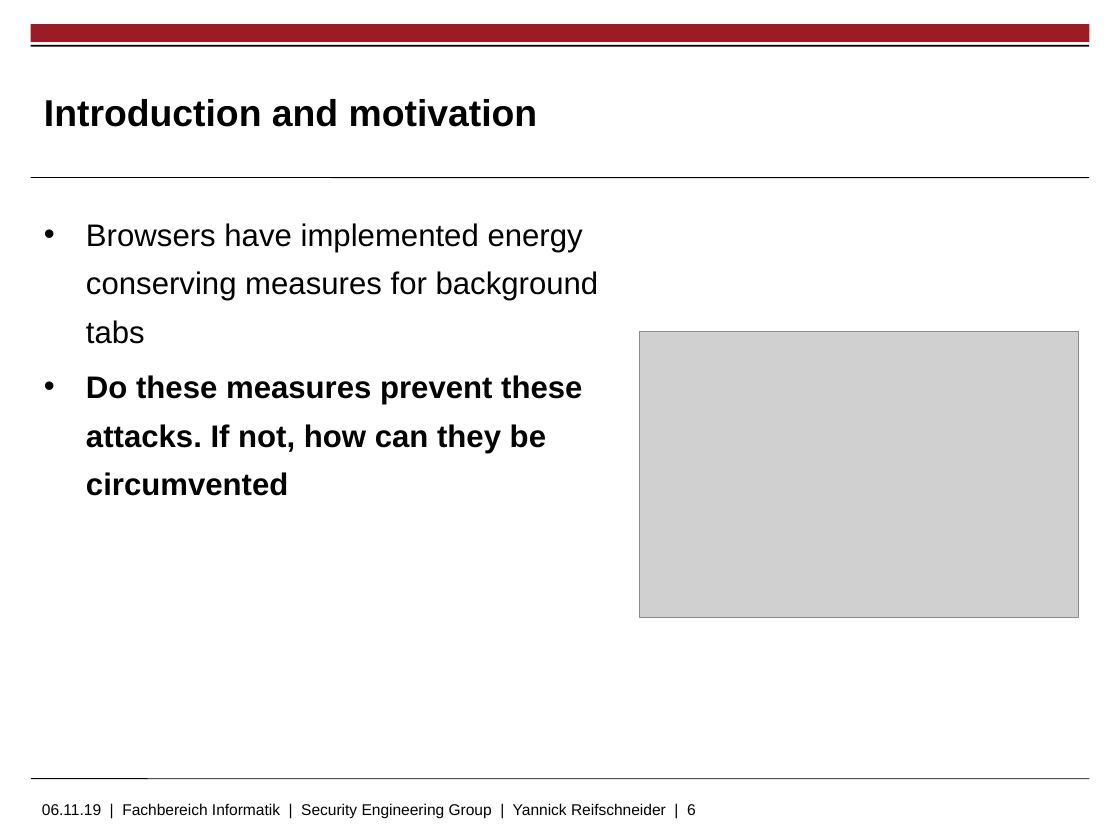
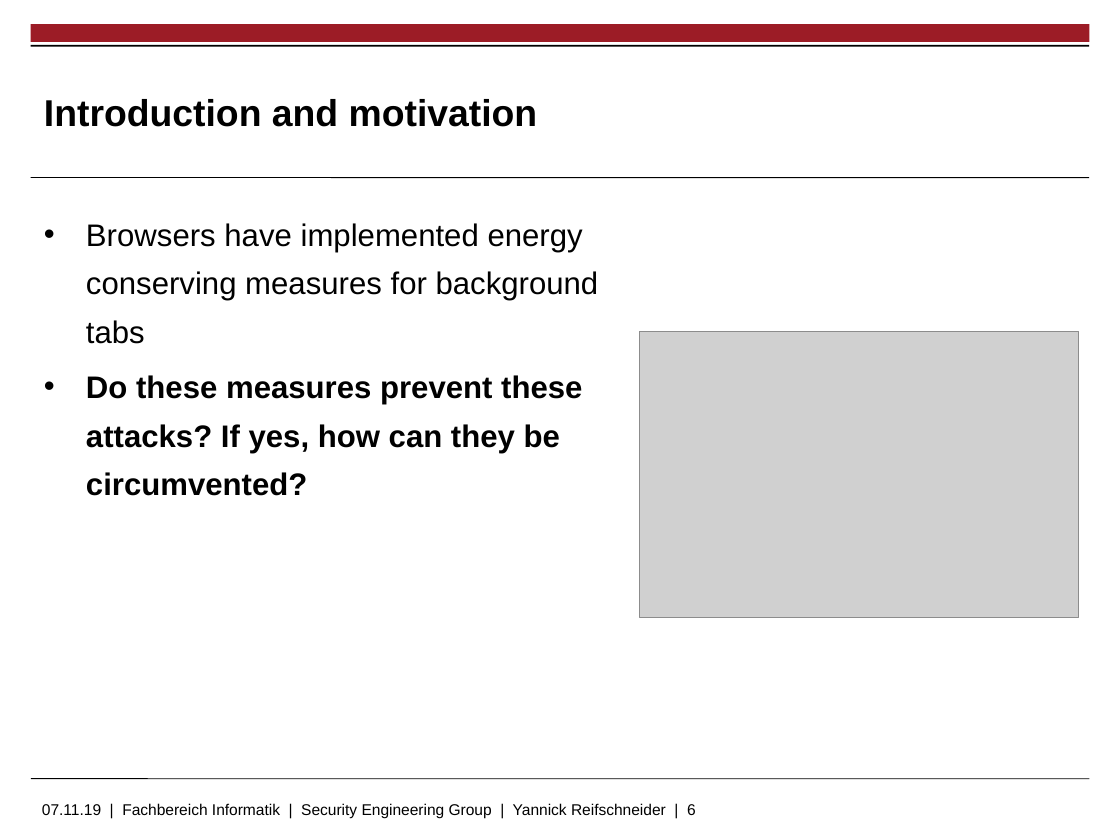
Before and after one commit to skidr0w/background-execution, a slide deck: slide 6 of thesis/slides.pptx. Drawn at 1120x840 pixels with LibreOffice and Linux fonts; fonts in the diff are those of the drawing; grey boxes stand for pictures; background and template pictures are left out. Boxes give left, top, right and bottom in pixels: in the first picture for what was removed or moved away, otherwise in the second. Text is boxed around its words. In the diff, an @@ line names an element or a change of style, - is before the commit and + after.

```diff
--- a/thesis/slides.pptx
+++ b/thesis/slides.pptx
@@ text at [86, 375, 582, 496]: text changed @@
-• Do these measures prevent these attacks. If not, how can they be circumvented
+• Do these measures prevent these attacks? If yes, how can they be circumvented?
@@ text at [42, 803, 696, 819]: text changed @@
-06.11.19 | Fachbereich Informatik | Security Engineering Group | Yannick Reifschneider | 6
+07.11.19 | Fachbereich Informatik | Security Engineering Group | Yannick Reifschneider | 6
```
Also in this commit, not shown: 13 other slides changed, 7 slides added, 3 slides removed.
